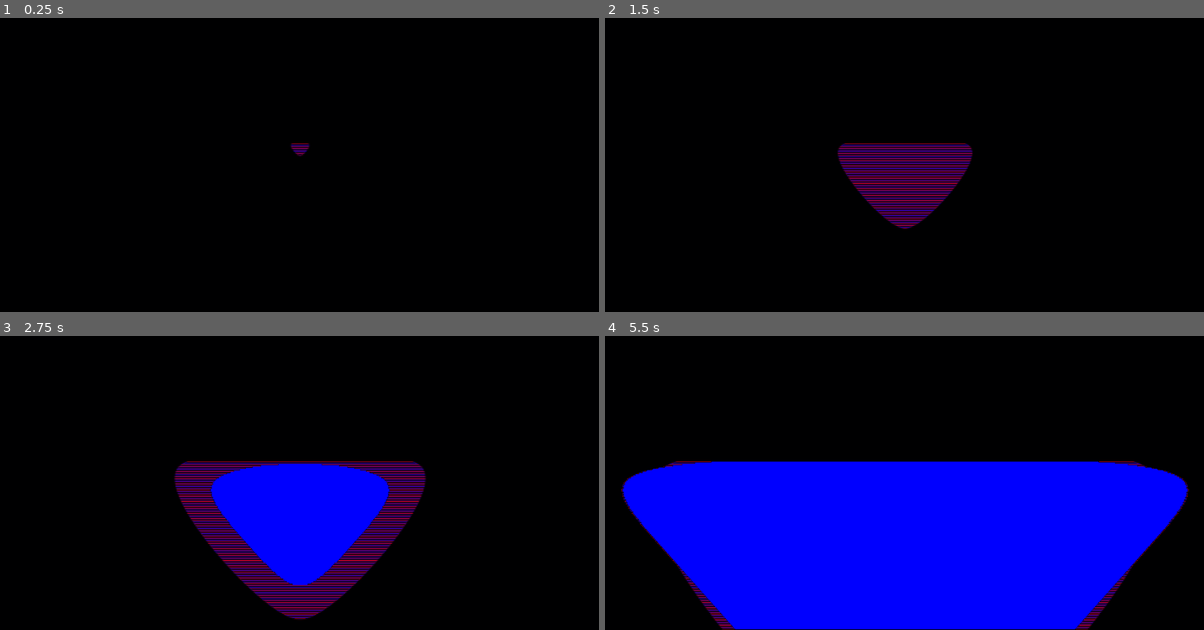
Above: before the commit, frames 1-4 (two rows, left to right).
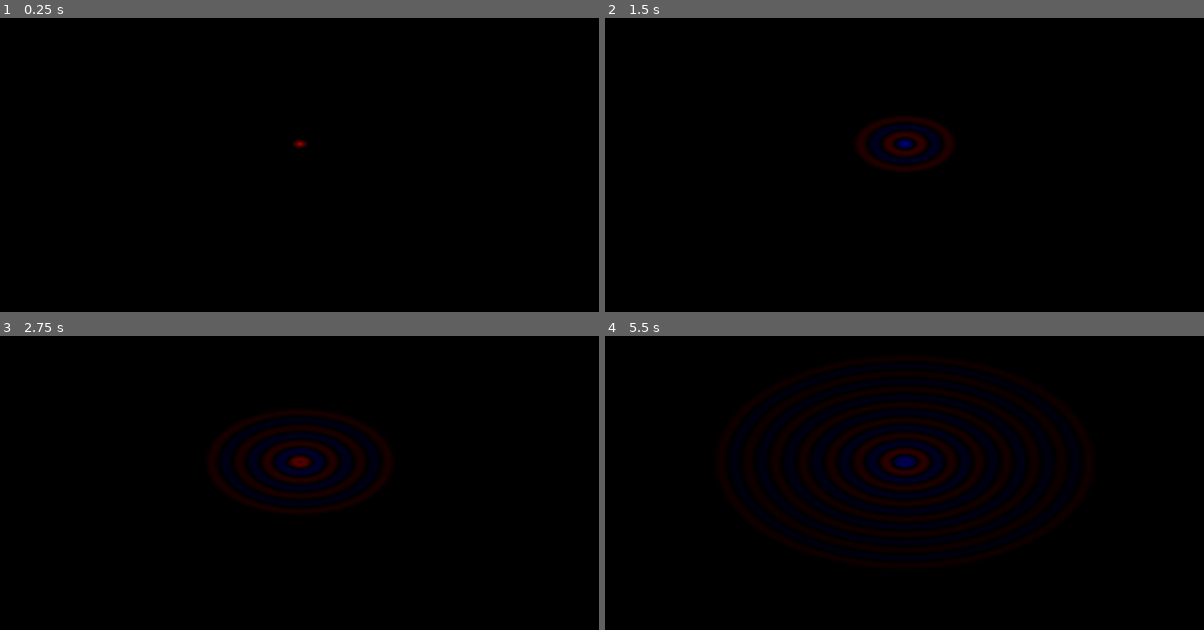
Above: after the commit, the same moments.

Repository: mjXmsdgh/Maxwellsequations
Game: Godot game, scene res://scene/main.tscn
Two runs of this game, one before a commit and one after it. Both use one fixed random seed, a clock stepped at 60 frames per second and the inputs below. The project has no main scene, so this scene is started directly.
Inputs:
- Up to frame 1 (0.25 s): no input
- Up to frame 2 (1.5 s): no input
- Up to frame 3 (2.75 s): no input
- Up to frame 4 (5.5 s): no input

The runs differ from the first frame. In frame 1, 0.1% of the frame differs, in the area x 48-52%, y 41-47%; in frame 2, 4.9%; in frame 3, 16%; in frame 4, 47%, in the area x 2-98%, y 33-100%.

Commit message:
Fix FDTD electric field update and source assignment
Corrects the update formula for the electric field Ez to use the proper indices for Hx. Also changes the central source from additive to hard source by directly assigning the sine value, improving simulation accuracy.

Diff:
--- a/script/FDTDSimulator.gd
+++ b/script/FDTDSimulator.gd
@@ -50,7 +50,7 @@
 		for x in range(1, GRID_WIDTH - 1):
 			# ここに電場を更新する計算式が入る
 			var idx = y * GRID_WIDTH + x
-			ez[idx] = ez[idx] + COURANT_NUMBER * ((hy[idx] - hy[idx - 1]) - (hx[idx] - hx[idx - GRID_WIDTH]))
+			ez[idx] = ez[idx] + COURANT_NUMBER * ((hy[idx] - hy[idx - 1]) - (hx[idx + GRID_WIDTH] - hx[idx]))
 
 
 	var center_x = GRID_WIDTH / 2
@@ -58,7 +58,7 @@
 	var center_idx = center_y * GRID_WIDTH + center_x
 
 	# sin波を生成して中央の電場を揺らす
-	ez[center_idx] = ez[center_idx] + sin(time * WAVE_FREQUENCY)
+	ez[center_idx] = sin(time * WAVE_FREQUENCY) # ハードソース：値を加算ではなく、直接上書きする
 
 	var pixels = PackedByteArray()
 	pixels.resize(GRID_WIDTH * GRID_HEIGHT)
